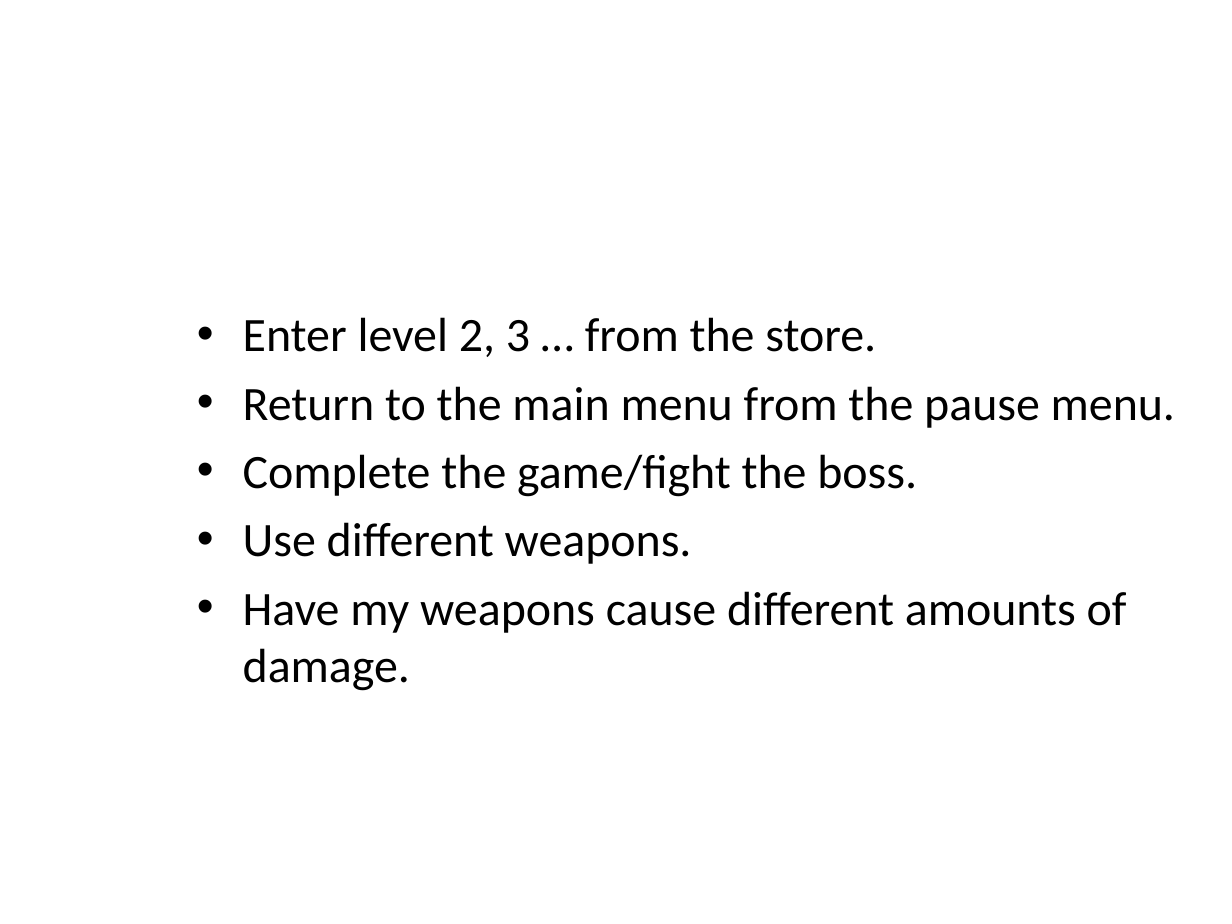
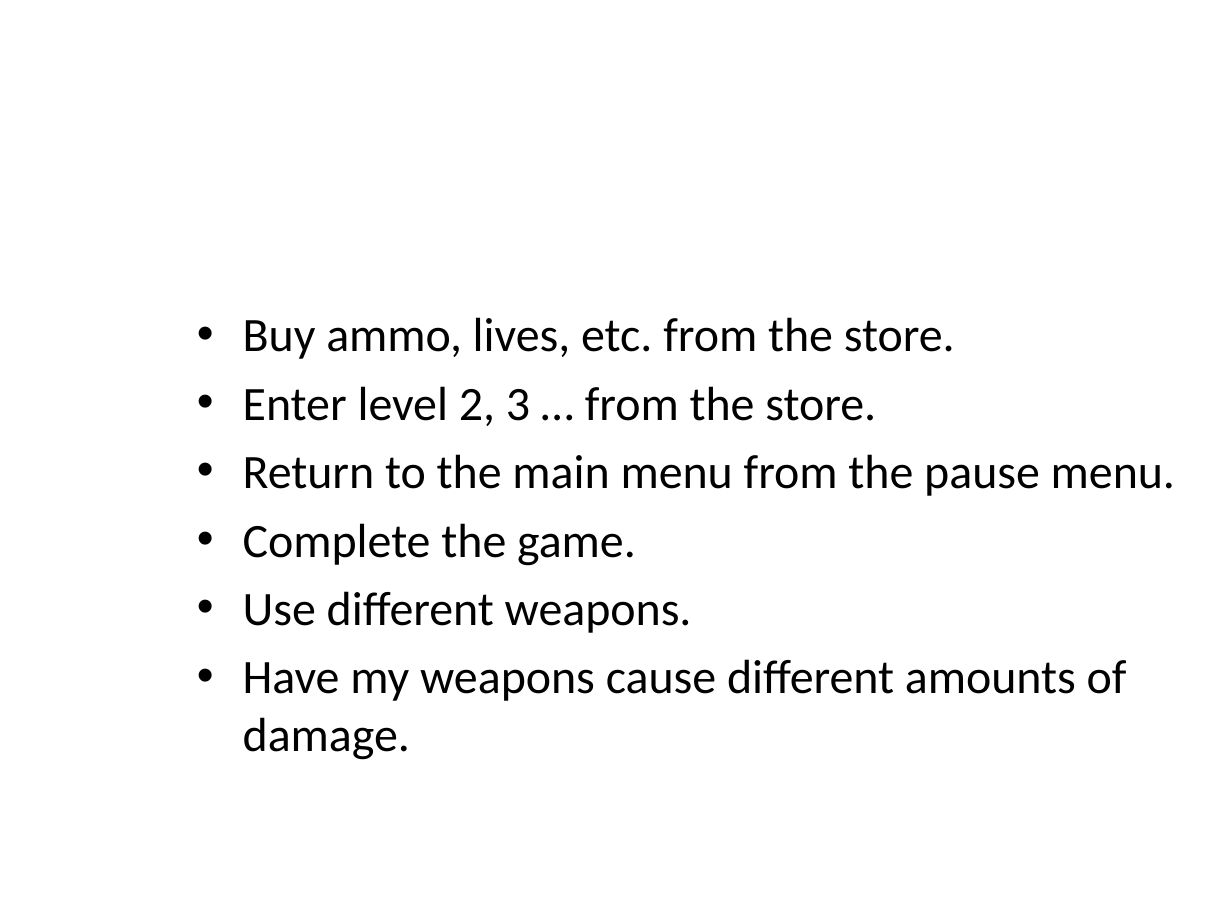
Before and after one commit to csce3513/Team3, a slide deck: slide 5 of Final_Release.ppt. Drawn at 1232x924 pixels with LibreOffice and Linux fonts; fonts in the diff are those of the drawing; background and template pictures are left out. Boxes give left, top, right and bottom in pixels: in the first picture for what was removed or moved away, otherwise in the second. Text is boxed around its words. In the diff, an @@ line names an element or a change of style, - is before the commit and + after.

```diff
--- a/Final_Release.ppt
+++ b/Final_Release.ppt
@@ text at (243, 317, 955, 359): paragraph added @@
+    • Buy ammo, lives, etc. from the store.
@@ text at (243, 523, 636, 566): text changed @@
-    • Complete the game/fight the boss.
+    • Complete the game.
```
Also in this commit, not shown: 2 other slides changed.
